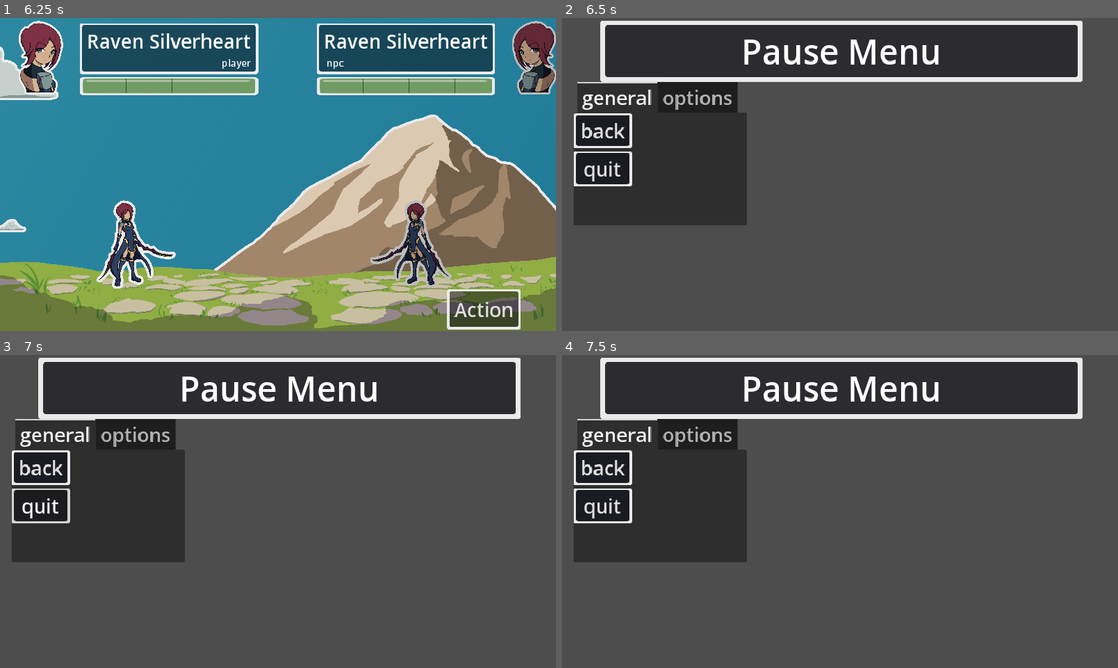
Above: before the commit, frames 1-4 (two rows, left to right).
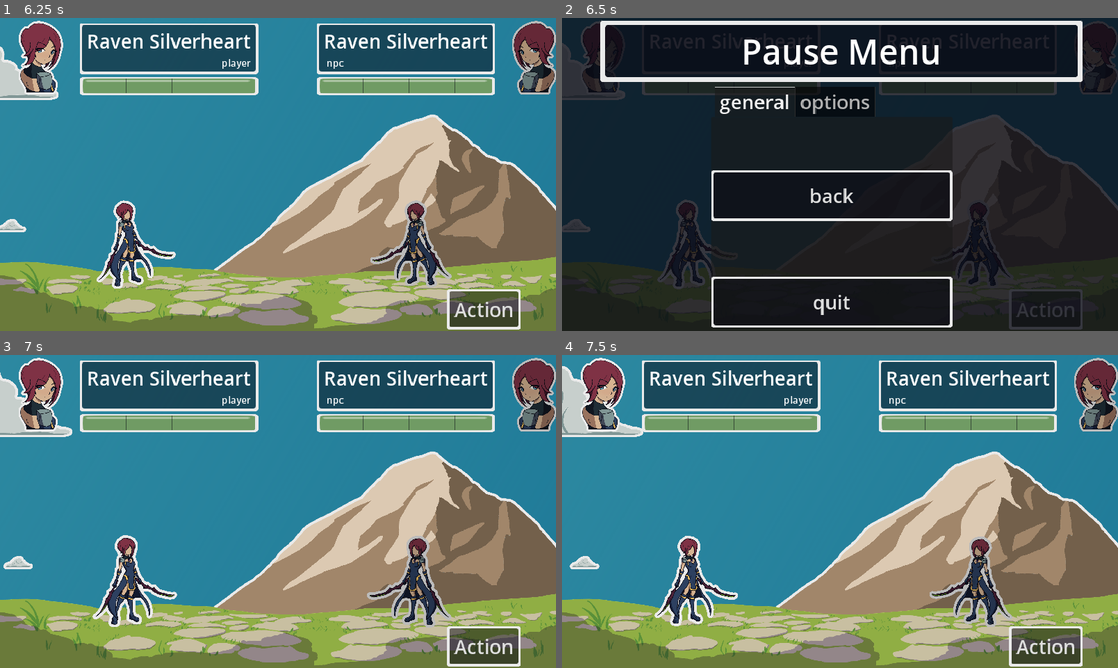
Above: after the commit, the same moments.

Repository: MajorZiploc/sticker_book_moments
Game: Godot game, scene res://scenes/title_scene.tscn
Same seed, same stepped clock (60 frames per second), same inputs: the game is played once before the commit and once after it.
Inputs (mouse positions are in pixels of both pictures, inside the frame that each line leads up to):
- Up to frame 1 (6.25 s): click "Play" at 0.5 s; click "Raven Silverheart" at 1.25 s; click "Raven Silverheart" at 2 s; tap Enter at 2.75, 3.6, 5.85 s; move the mouse to (400, 158) at 2.77 s; hold D (right) 2.78-3.53 s; click (400, 158) at 2.85 s; move the mouse to (166, 190) at 3.52 s; hold S (down) 3.53-4.28 s; move the mouse to (333, 105) at 4.27 s; hold D (right) 4.28-5.03 s; tap F at 4.35 s; move the mouse to (250, 237) at 5.02 s; hold W (up) 5.03-5.78 s; click (250, 237) at 5.1 s; move the mouse to (444, 221) at 5.77 s; hold A (left) from 5.78 s (still down)
- Up to frame 2 (6.5 s): keep holding A (left); tap Escape (pause) at 6.4 s
- Up to frame 3 (7 s): release A (left) at 6.5 s; click "back" at 6.5 s
- Up to frame 4 (7.5 s): move the mouse to (673, 464) at 7.27 s; hold A (left) from 7.28 s (still down); tap F at 7.35 s

Frame 1 is identical in both runs. In frame 2, 89% of the frame differs, in the area x 0-100%, y 0-100%; in frame 3, 99%; in frame 4, 99%.

Commit message:
% pause_menu_component to overlay

Diff:
--- a/scenes/battle_scene.gd
+++ b/scenes/battle_scene.gd
@@ -42,6 +42,8 @@
 @export var is_player_turn = true;
 @export var std_cam_zoom: Vector2 = Vector2(0.5, 0.5);
 
+var pause_menu: Node;
+
 var player_inventory_size = 9;
 var player_inventory_item_types = [];
 var round_happening = false;
@@ -106,6 +108,8 @@
 var valid_qte_keys = qte_item_metadata.keys();
 
 func _ready():
+  pause_menu = SceneHelper.make_pause_menu();
+  ui.add_child(pause_menu);
   qte_mode = AppState.data.get("options", {}).get("qte_mode", qte_mode);
   var player_choices_popup = player_choices_action_btn.get_popup();
   player_choices_popup.connect("id_pressed", on_player_choices_menu_item_pressed);
@@ -261,7 +265,8 @@
   if round_happening:
     qte_attempt(event);
     return;
-  SceneHelper.process_input(event);
+  var visible = SceneHelper.toggle_pause_menu(event, pause_menu);
+  if visible: return;
 
 func qte_attempt(event: InputEvent):
   var qte_item = get_qte_item(qte_current_action_count);
--- a/scenes/choose_char.gd
+++ b/scenes/choose_char.gd
@@ -2,11 +2,16 @@
 
 @onready var ui: Control = $ui_root/ui;
 
+var pause_menu: Node;
+
 func _ready():
+  pause_menu = SceneHelper.make_pause_menu();
+  ui.add_child(pause_menu);
   create_char_choices();
 
 func _input(event: InputEvent):
-  SceneHelper.process_input(event);
+  var visible = SceneHelper.toggle_pause_menu(event, pause_menu);
+  if visible: return;
 
 func on_char_selected(key: CombatUnitData.Type):
   AppState.insert_data(Constants.player, {"combat_unit_data_type": key, "health": CombatUnitData.default_max_health});
--- a/scenes/level_map.gd
+++ b/scenes/level_map.gd
@@ -2,11 +2,16 @@
 
 @onready var ui: Control = $ui_root/ui;
 
+var pause_menu: Node;
+
 func _ready():
+  pause_menu = SceneHelper.make_pause_menu();
+  ui.add_child(pause_menu);
   create_char_choices();
 
 func _input(event: InputEvent):
-  SceneHelper.process_input(event);
+  var visible = SceneHelper.toggle_pause_menu(event, pause_menu);
+  if visible: return;
 
 func on_char_selected(key: CombatUnitData.Type):
   AppState.insert_data(Constants.npc, {"combat_unit_data_type": key, "health": CombatUnitData.default_max_health});
--- a/scenes/pause_menu.tscn
+++ /dev/null
@@ -1,94 +0,0 @@
-[gd_scene load_steps=2 format=3 uid="uid://cxqtq22ivvsyq"]
-
-[ext_resource type="Script" path="res://scenes/pause_menu.gd" id="1_ijwn7"]
-
-[node name="pause_menu" type="Node2D"]
-script = ExtResource("1_ijwn7")
-
-[node name="ui_root" type="CanvasLayer" parent="."]
-
-[node name="ui" type="Control" parent="ui_root"]
-layout_mode = 3
-anchors_preset = 15
-anchor_right = 1.0
-anchor_bottom = 1.0
-grow_horizontal = 2
-grow_vertical = 2
-
-[node name="title_card" type="Control" parent="ui_root/ui"]
-layout_mode = 2
-anchors_preset = 0
-offset_left = 178.0
-offset_top = 83.0
-offset_right = 178.0
-offset_bottom = 174.0
-grow_horizontal = 2
-grow_vertical = 2
-
-[node name="panel" type="PanelContainer" parent="ui_root/ui/title_card"]
-layout_mode = 0
-offset_left = -99.0
-offset_top = -78.0
-offset_right = 901.0
-offset_bottom = 48.0
-theme_type_variation = &"PanelMediumSticker"
-
-[node name="title" type="Label" parent="ui_root/ui/title_card/panel"]
-layout_mode = 2
-theme_type_variation = &"HeaderLarge"
-text = "Pause Menu"
-horizontal_alignment = 1
-
-[node name="tabs" type="TabContainer" parent="ui_root/ui"]
-layout_mode = 2
-offset_left = 24.0
-offset_top = 133.0
-offset_right = 383.0
-offset_bottom = 429.0
-grow_horizontal = 2
-clip_tabs = false
-all_tabs_in_front = true
-
-[node name="general" type="BoxContainer" parent="ui_root/ui/tabs"]
-layout_mode = 2
-
-[node name="vbox" type="VBoxContainer" parent="ui_root/ui/tabs/general"]
-layout_mode = 2
-
-[node name="back" type="Button" parent="ui_root/ui/tabs/general/vbox"]
-layout_mode = 2
-text = "back"
-
-[node name="quit" type="Button" parent="ui_root/ui/tabs/general/vbox"]
-layout_mode = 2
-text = "quit"
-
-[node name="options" type="BoxContainer" parent="ui_root/ui/tabs"]
-visible = false
-layout_mode = 2
-
-[node name="vbox" type="VBoxContainer" parent="ui_root/ui/tabs/options"]
-layout_mode = 2
-
-[node name="fullscreen_toggle" type="Button" parent="ui_root/ui/tabs/options/vbox"]
-layout_mode = 2
-text = "fullscreen toggle"
-
-[node name="qte_type" type="OptionButton" parent="ui_root/ui/tabs/options/vbox"]
-layout_mode = 2
-item_count = 3
-selected = 0
-popup/item_0/text = "Touch"
-popup/item_0/id = 0
-popup/item_1/text = "Button"
-popup/item_1/id = 1
-popup/item_2/text = "Touch and Button"
-popup/item_2/id = 2
-
-[node name="cam" type="Camera2D" parent="."]
-position = Vector2(830, 361)
-zoom = Vector2(0.5, 0.5)
-
-[connection signal="button_up" from="ui_root/ui/tabs/general/vbox/back" to="." method="_on_back_button_up"]
-[connection signal="button_up" from="ui_root/ui/tabs/general/vbox/quit" to="." method="_on_quit_button_up"]
-[connection signal="button_up" from="ui_root/ui/tabs/options/vbox/fullscreen_toggle" to="." method="_on_fullscreen_toggle_button_up"]
--- a/scenes/pause_menu.gd
+++ b/scenes/pause_menu_component.gd
@@ -1,6 +1,7 @@
-extends Node2D
+extends Control
+class_name PauseMenuComponent
 
-@onready var qte_type_option_btn: OptionButton = $ui_root/ui/tabs/options/vbox/qte_type;
+@onready var qte_type_option_btn: OptionButton = $tabs/options/vbox/qte_type/selector;
 
 func _ready():
   var qte_type_option_popup = qte_type_option_btn.get_popup();
@@ -8,7 +9,7 @@
   qte_type_option_btn.selected = AppState.data.get("options", {}).get("qte_mode", -1);
 
 func _on_back_button_up():
-  SceneSwitcher.change_scene("res://scenes/pause_menu.tscn", SceneSwitcher.get_params());
+  self.visible = false;
 
 func _on_fullscreen_toggle_button_up():
   var window_mode = (
--- /dev/null
+++ b/scenes/pause_menu_component.tscn
@@ -0,0 +1,146 @@
+[gd_scene load_steps=3 format=3 uid="uid://cmk2mjnrpn73e"]
+
+[ext_resource type="Script" path="res://scenes/pause_menu_component.gd" id="1_tgs80"]
+
+[sub_resource type="StyleBoxFlat" id="StyleBoxFlat_d4btj"]
+bg_color = Color(0.0352941, 0.0392157, 0.0784314, 1)
+
+[node name="pause_menu_component" type="Control"]
+layout_mode = 3
+anchors_preset = 15
+anchor_right = 1.0
+anchor_bottom = 1.0
+grow_horizontal = 2
+grow_vertical = 2
+script = ExtResource("1_tgs80")
+
+[node name="background_panel" type="PanelContainer" parent="."]
+modulate = Color(1, 1, 1, 0.8)
+custom_minimum_size = Vector2(1400, 900)
+layout_mode = 1
+anchors_preset = 8
+anchor_left = 0.5
+anchor_top = 0.5
+anchor_right = 0.5
+anchor_bottom = 0.5
+offset_left = -700.0
+offset_top = -450.0
+offset_right = 700.0
+offset_bottom = 450.0
+grow_horizontal = 2
+grow_vertical = 2
+theme_override_styles/panel = SubResource("StyleBoxFlat_d4btj")
+
+[node name="title_card" type="Control" parent="."]
+layout_mode = 2
+anchors_preset = 0
+offset_left = 178.0
+offset_top = 83.0
+offset_right = 178.0
+offset_bottom = 174.0
+grow_horizontal = 2
+grow_vertical = 2
+
+[node name="panel" type="PanelContainer" parent="title_card"]
+layout_mode = 0
+offset_left = -99.0
+offset_top = -78.0
+offset_right = 901.0
+offset_bottom = 48.0
+theme_type_variation = &"PanelMediumSticker"
+
+[node name="title" type="Label" parent="title_card/panel"]
+layout_mode = 2
+theme_type_variation = &"HeaderLarge"
+text = "Pause Menu"
+horizontal_alignment = 1
+
+[node name="tabs" type="TabContainer" parent="."]
+custom_minimum_size = Vector2(500, 500)
+layout_mode = 2
+offset_left = 309.0
+offset_top = 142.0
+offset_right = 809.0
+offset_bottom = 642.0
+grow_horizontal = 2
+clip_tabs = false
+all_tabs_in_front = true
+
+[node name="general" type="BoxContainer" parent="tabs"]
+layout_mode = 2
+
+[node name="vbox" type="VBoxContainer" parent="tabs/general"]
+layout_mode = 2
+size_flags_horizontal = 3
+
+[node name="spacer2" type="Control" parent="tabs/general/vbox"]
+layout_mode = 2
+size_flags_vertical = 3
+
+[node name="back" type="Button" parent="tabs/general/vbox"]
+layout_mode = 2
+size_flags_vertical = 3
+text = "back"
+
+[node name="spacer" type="Control" parent="tabs/general/vbox"]
+layout_mode = 2
+size_flags_vertical = 3
+
+[node name="quit" type="Button" parent="tabs/general/vbox"]
+layout_mode = 2
+size_flags_vertical = 3
+text = "quit"
+
+[node name="options" type="BoxContainer" parent="tabs"]
+visible = false
+layout_mode = 2
+
+[node name="vbox" type="VBoxContainer" parent="tabs/options"]
+layout_mode = 2
+
+[node name="fullscreen_toggle" type="HBoxContainer" parent="tabs/options/vbox"]
+layout_mode = 2
+
+[node name="label" type="Label" parent="tabs/options/vbox/fullscreen_toggle"]
+layout_mode = 2
+theme_type_variation = &"HeaderMedium"
+text = "screen mode: "
+
+[node name="spacer" type="Control" parent="tabs/options/vbox/fullscreen_toggle"]
+layout_mode = 2
+size_flags_horizontal = 3
+
+[node name="box" type="BoxContainer" parent="tabs/options/vbox/fullscreen_toggle"]
+layout_mode = 2
+
+[node name="toggle" type="Button" parent="tabs/options/vbox/fullscreen_toggle/box"]
+layout_mode = 2
+size_flags_horizontal = 8
+text = "fullscreen toggle"
+
+[node name="qte_type" type="HBoxContainer" parent="tabs/options/vbox"]
+layout_mode = 2
+
+[node name="label" type="Label" parent="tabs/options/vbox/qte_type"]
+layout_mode = 2
+theme_type_variation = &"HeaderMedium"
+text = "quick time event: "
+
+[node name="spacer" type="Control" parent="tabs/options/vbox/qte_type"]
+layout_mode = 2
+size_flags_horizontal = 3
+
+[node name="selector" type="OptionButton" parent="tabs/options/vbox/qte_type"]
+layout_mode = 2
+item_count = 3
+selected = 0
+popup/item_0/text = "Touch"
+popup/item_0/id = 0
+popup/item_1/text = "Button"
+popup/item_1/id = 1
+popup/item_2/text = "Touch and Button"
+popup/item_2/id = 2
+
+[connection signal="button_up" from="tabs/general/vbox/back" to="." method="_on_back_button_up"]
+[connection signal="button_up" from="tabs/general/vbox/quit" to="." method="_on_quit_button_up"]
+[connection signal="button_up" from="tabs/options/vbox/fullscreen_toggle/box/toggle" to="." method="_on_fullscreen_toggle_button_up"]
--- a/scenes/title_scene.gd
+++ b/scenes/title_scene.gd
@@ -1,12 +1,19 @@
 extends Node2D
 class_name TitleScene
+
+@onready var ui = $ui_root/ui;
+
+var pause_menu: Node;
 
 func _on_play_btn_button_up():
   SceneSwitcher.change_scene("res://scenes/choose_char.tscn", {})
 
 func _ready():
+  pause_menu = SceneHelper.make_pause_menu();
+  ui.add_child(pause_menu);
   AppState.load_data(AppState.current_data_file_name);
   OptionsHelper.set_options();
 
 func _input(event: InputEvent):
-  SceneHelper.process_input(event);
+  var visible = SceneHelper.toggle_pause_menu(event, pause_menu);
+  if visible: return;
--- a/utils/scene_helper.gd
+++ b/utils/scene_helper.gd
@@ -1,5 +1,13 @@
 extends Node
 
-func process_input(event: InputEvent):
+func make_pause_menu():
+  var pause_menu = preload("res://scenes/pause_menu_component.tscn").instantiate();
+  pause_menu.visible = false;
+  return pause_menu;
+
+func toggle_pause_menu(event: InputEvent, pause_menu: Node) -> bool:
+  var visible = false;
   if event.is_action_pressed("pause"):
-    SceneSwitcher.change_scene("res://scenes/pause_menu.tscn", { "return_scene": get_tree().current_scene.scene_file_path });
+    visible = not pause_menu.visible;
+    pause_menu.visible = visible;
+  return visible;
Not shown, changed: README.md
